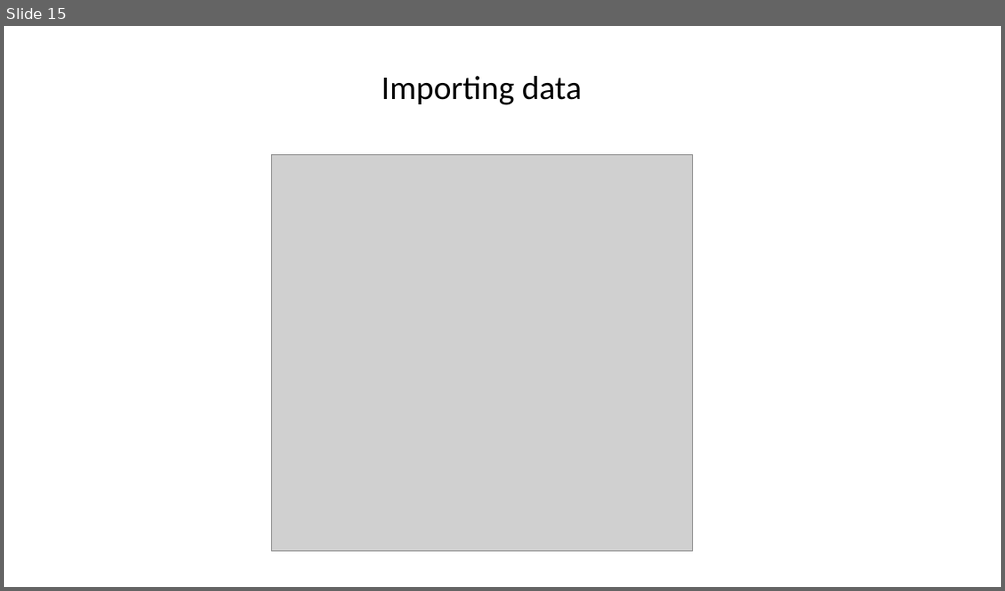
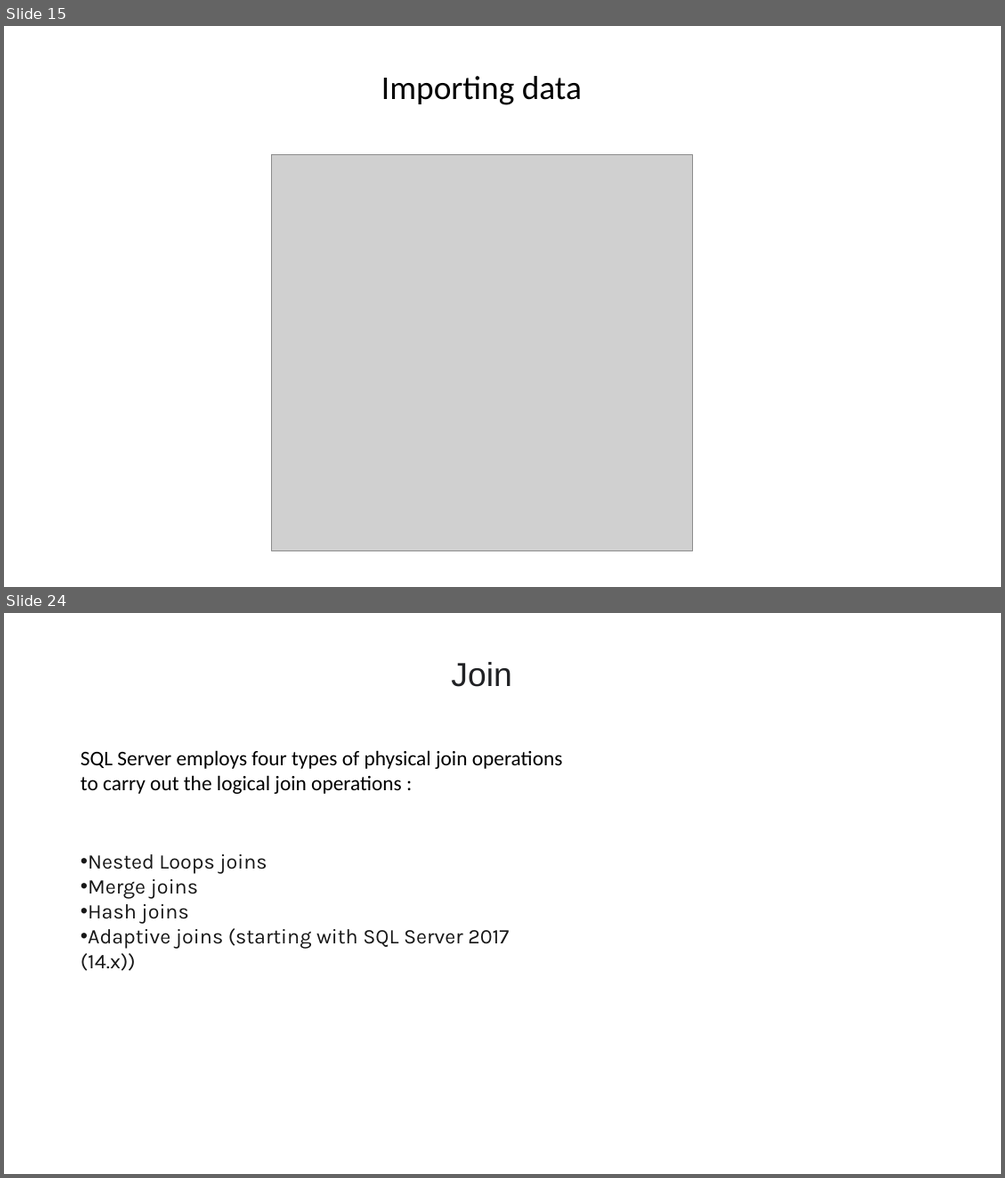
Before and after one commit to mohadese-safari/SQL-Training, a slide deck: presentation/SQL.pptx. Shown one above the other, each under a label of ours: slide 15 before the commit, slides 15 and 24 after it; the slides between them are not shown. The pictures are 1005x591 and 1005x1178 pixels, drawn with LibreOffice and Linux fonts; fonts in the diff are those of the drawing; grey boxes stand for pictures. Boxes give left, top, right and bottom in pixels: in the first picture for what was removed or moved away, otherwise in the second. Text is boxed around its words. In the diff, an @@ line names an element or a change of style, - is before the commit and + after.

Commit message:
Join exercises solved and presentation progressed

```diff
--- a/presentation/SQL.pptx
+++ b/presentation/SQL.pptx
@@ slide 24 added at (4, 613, 1001, 1174), background #FFFFFF @@
@@ text added at (451, 662, 511, 687), 32 pt, text #202124 @@
+Join
@@ text added at (81, 750, 563, 794), 20 pt, text #000000 @@
+SQL Server employs four types of physical join operations to carry out the logical join operations :
@@ text added at (81, 854, 509, 971), 20 pt, text #171717 @@
+• Nested Loops joins
+• Merge joins
+• Hash joins
+• Adaptive joins (starting with SQL Server 2017 (14.x))
```
Also in this commit, not shown: 20 other slides added, 18 other files.
